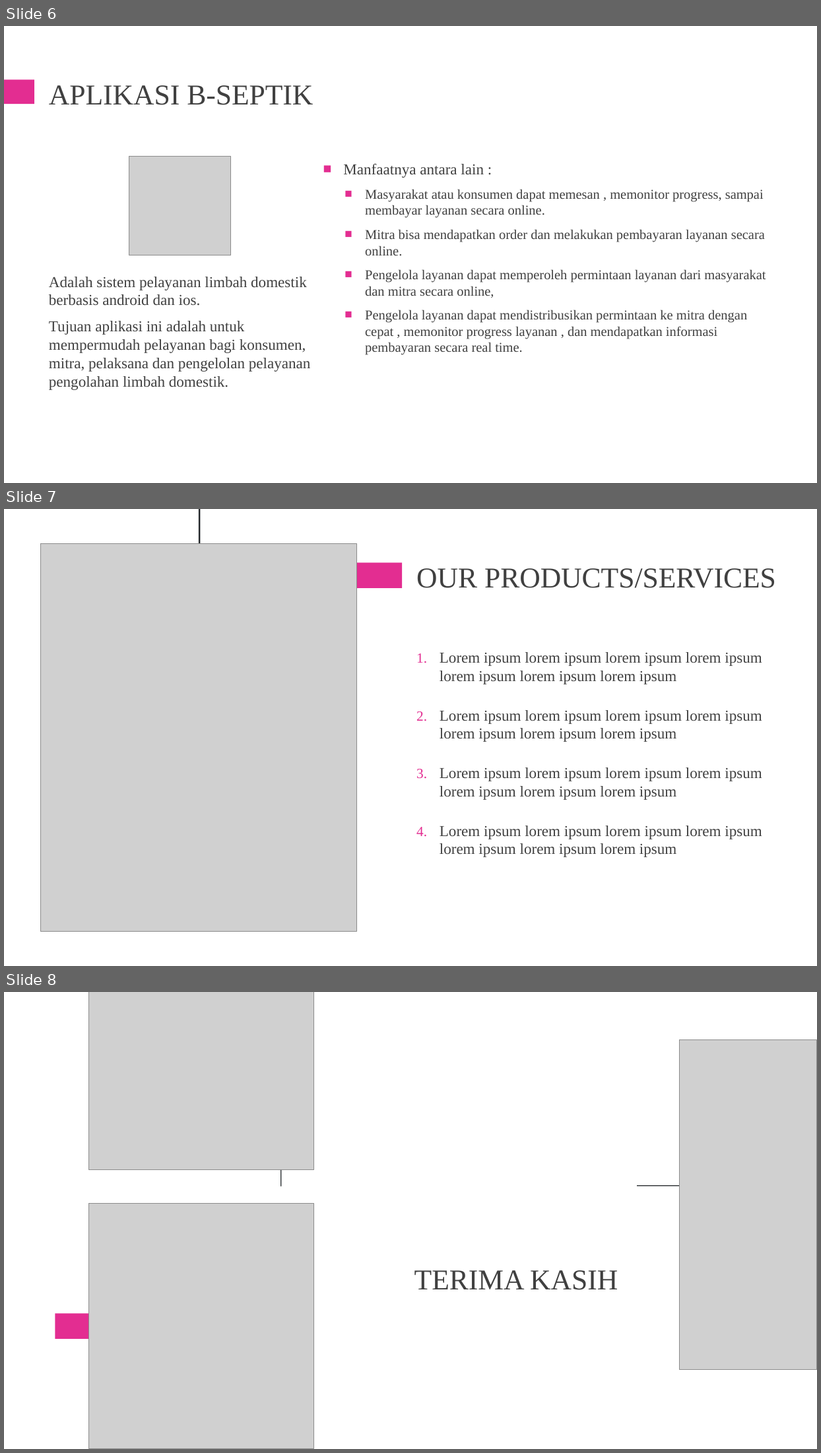
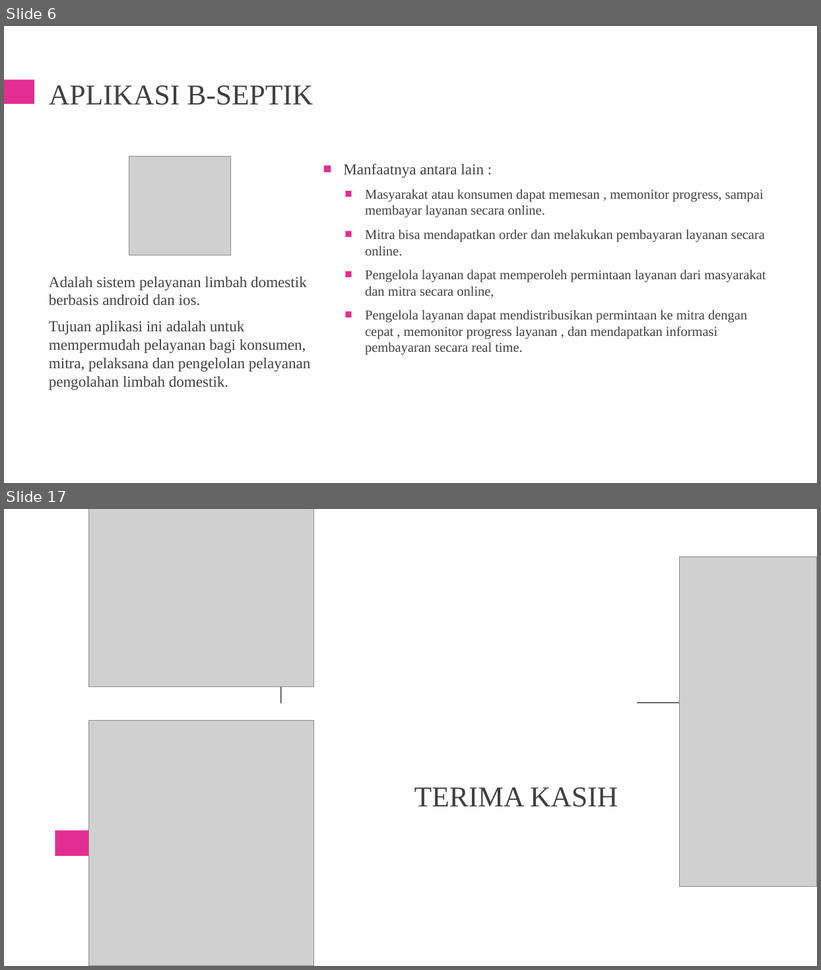
Before and after one commit to palindungan/file_penting_cadangan, a slide deck: PKL Industri 2020/magang_ppt.pptx. Shown one above the other, each under a label of ours: slides 6, 7 and 8 before the commit, slides 6 and 17 after it; the slides between them are not shown. The pictures are 821x1453 and 821x970 pixels, drawn with LibreOffice and Linux fonts; fonts in the diff are those of the drawing; grey boxes stand for pictures. Boxes give left, top, right and bottom in pixels: in the first picture for what was removed or moved away, otherwise in the second. Text is boxed around its words. In the diff, an @@ line names an element or a change of style, - is before the commit and + after.

```diff
--- a/PKL Industri 2020/magang_ppt.pptx
+++ b/PKL Industri 2020/magang_ppt.pptx
@@ slide 7 removed at (4,509,817,966), background #FFFFFF @@
@@ rectangle removed at (199,509,201,679) @@
@@ picture removed at (40,544,357,931) @@
@@ rectangle removed at (335,562,403,588) @@
@@ title removed at (416,568,776,588) @@
-OUR PRODUCTS/SERVICES
@@ text removed at (440,652,762,857) @@
-1. Lorem ipsum lorem ipsum lorem ipsum lorem ipsum lorem ipsum lorem ipsum lorem ipsum
-2. Lorem ipsum lorem ipsum lorem ipsum lorem ipsum lorem ipsum lorem ipsum lorem ipsum
-3. Lorem ipsum lorem ipsum lorem ipsum lorem ipsum lorem ipsum lorem ipsum lorem ipsum
-4. Lorem ipsum lorem ipsum lorem ipsum lorem ipsum lorem ipsum lorem ipsum lorem ipsum
@@ what was slide 8 is now slide 17 @@
```
Also in this commit, not shown: 10 slides added.
